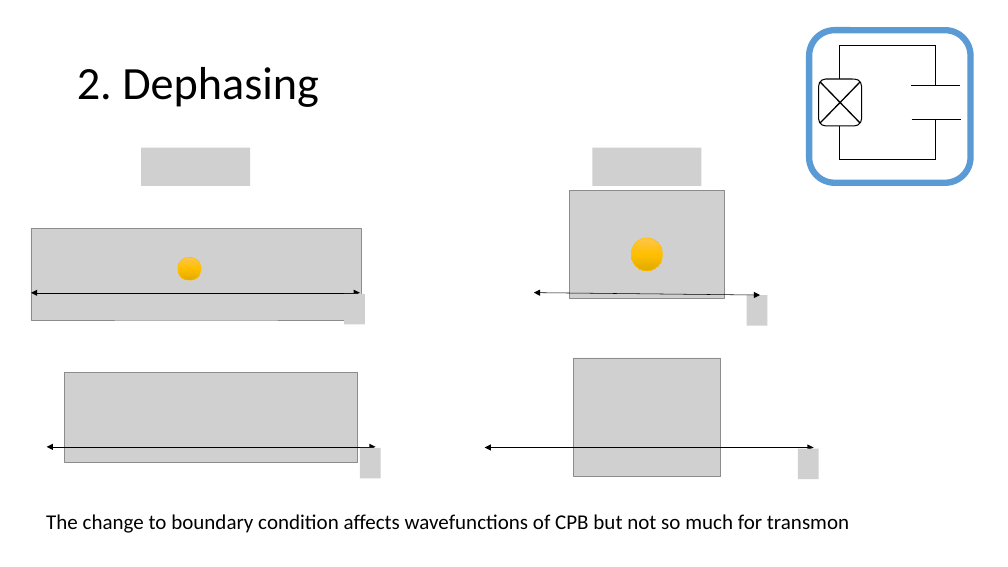
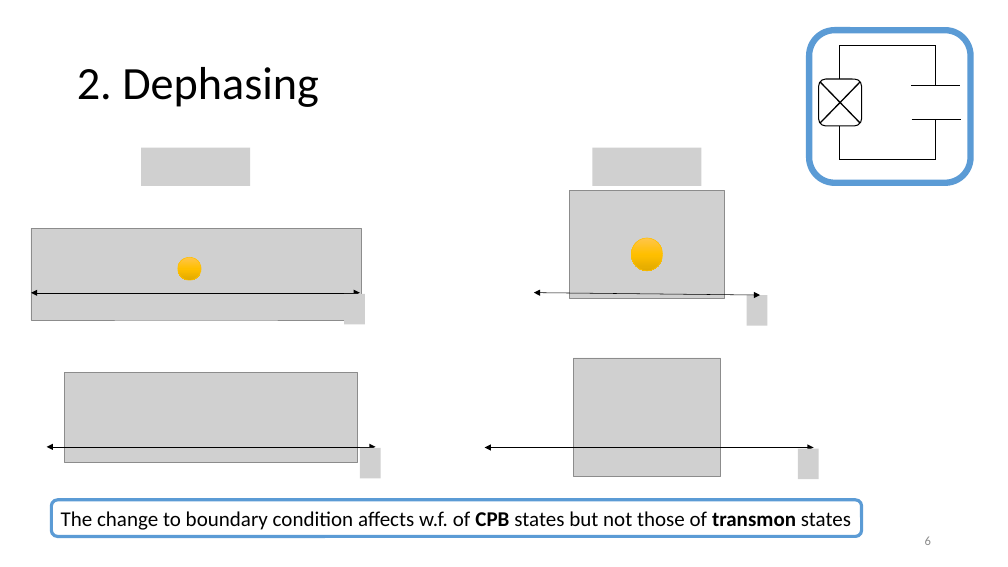
Before and after one commit to EeshGupta/Multimode-Conditional-Displacements, a slide deck: slide 6 of presentations/Bifluxon2.pptx (slide 7 before the commit). Drawn at 1008x567 pixels with LibreOffice and Linux fonts; fonts in the diff are those of the drawing; grey boxes stand for pictures. Boxes give left, top, right and bottom in pixels: in the first picture for what was removed or moved away, otherwise in the second. Text is boxed around its words. In the diff, an @@ line names an element or a change of style, - is before the commit and + after.

Commit message:
state transfer

```diff
--- a/presentations/Bifluxon2.pptx
+++ b/presentations/Bifluxon2.pptx
@@ rounded rectangle "The change to boundary condition ...": place and size @@
-rounded rectangle "The change to boundary condition ..." at (46,514,849,533)
+rounded rectangle "The change to boundary condition ..." at (51,500,862,536)
@@ rounded rectangle "The change to boundary condition ..." at (51,500,862,536): fill none to #FFFFFF; outline none to #5B9BD5 3 pt @@
@@ text in rounded rectangle at (61,511,851,530): text changed @@
-The change to boundary condition affects wavefunctions of CPB but not so much for transmon
+The change to boundary condition affects w.f. of CPB states but not those of transmon states
@@ page number added at (925,536,931,545), 12 pt, text #8C8C8C @@
+6
```
Also in this commit, not shown: 27 other slides changed, 9 slides added, 9 slides removed, 36 other files.
